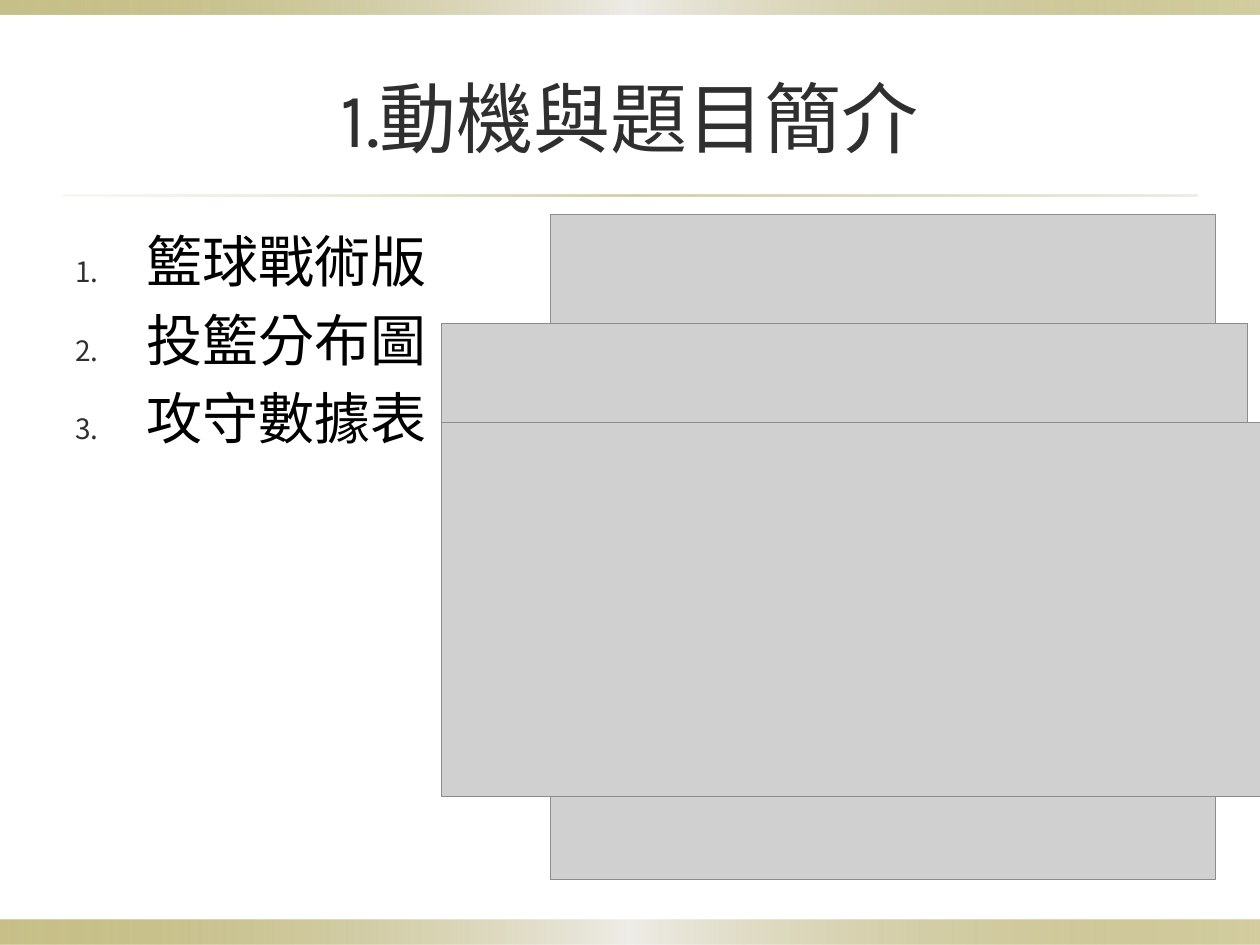
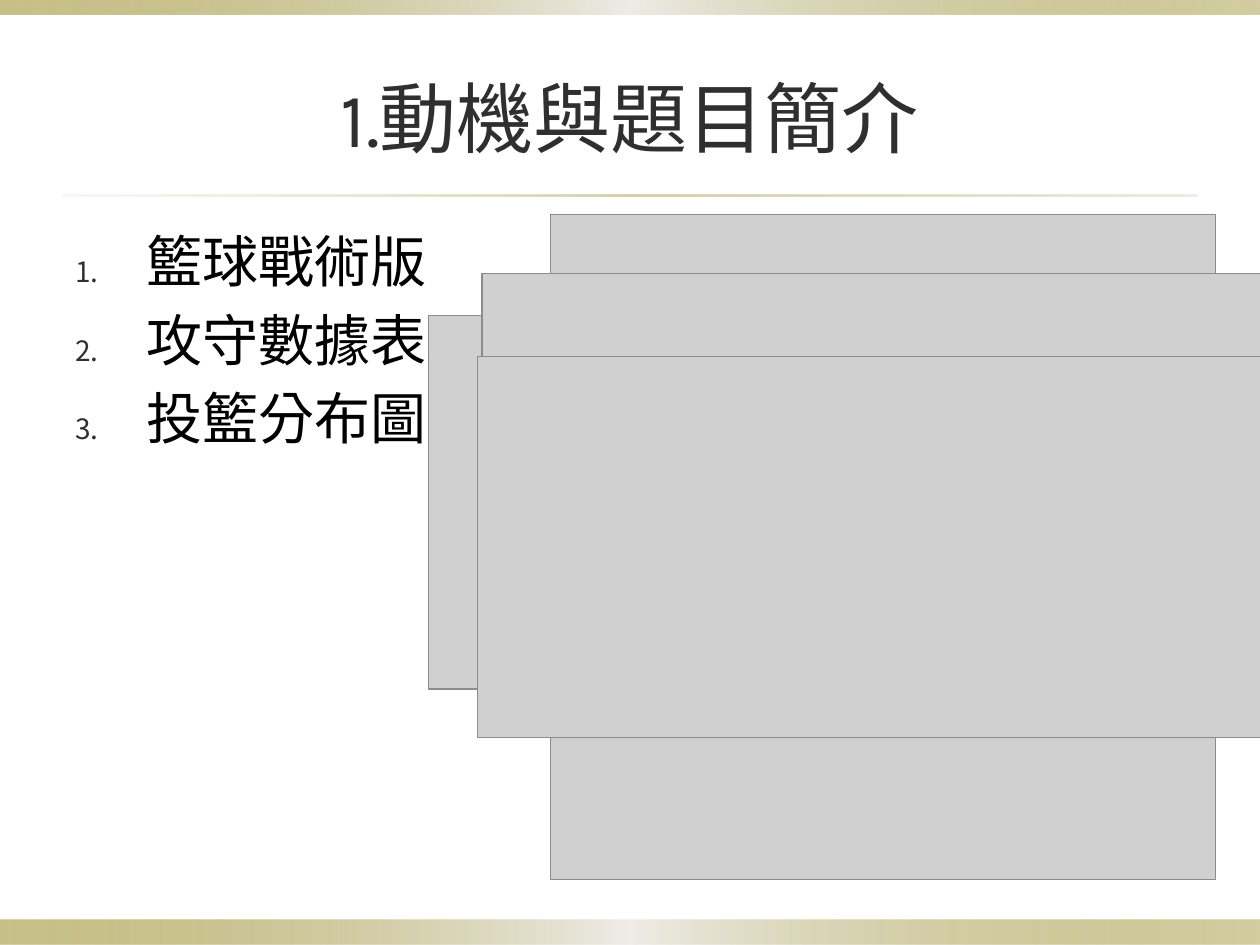
Before and after one commit to mvpscottjon/bsk, a slide deck: slide 3 of 小專_7.pptx. Drawn at 1260x945 pixels with LibreOffice and Linux fonts; fonts in the diff are those of the drawing; grey boxes stand for pictures; background and template pictures are left out. Boxes give left, top, right and bottom in pixels: in the first picture for what was removed or moved away, otherwise in the second. Text is boxed around its words. In the diff, an @@ line names an element or a change of style, - is before the commit and + after.

```diff
--- a/小專_7.pptx
+++ b/小專_7.pptx
@@ picture added at [483, 273, 1260, 690] @@
@@ text at [146, 314, 426, 366]: paragraph added @@
+2. 攻守數據表
@@ picture: place and size @@
-picture at [441, 423, 1260, 798]
+picture at [428, 315, 1260, 689]
@@ picture: place and size @@
-picture at [441, 324, 1247, 704]
+picture at [478, 357, 1260, 737]
@@ text at [146, 392, 426, 444]: paragraph removed @@
-3. 攻守數據表
```
Also in this commit, not shown: 7 other slides changed, 1 slide removed.
